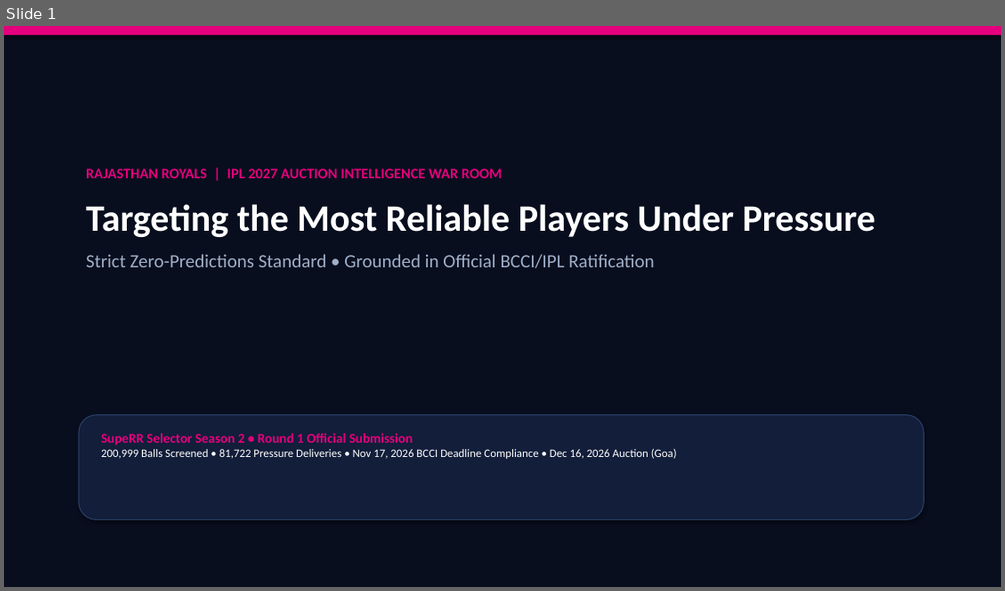
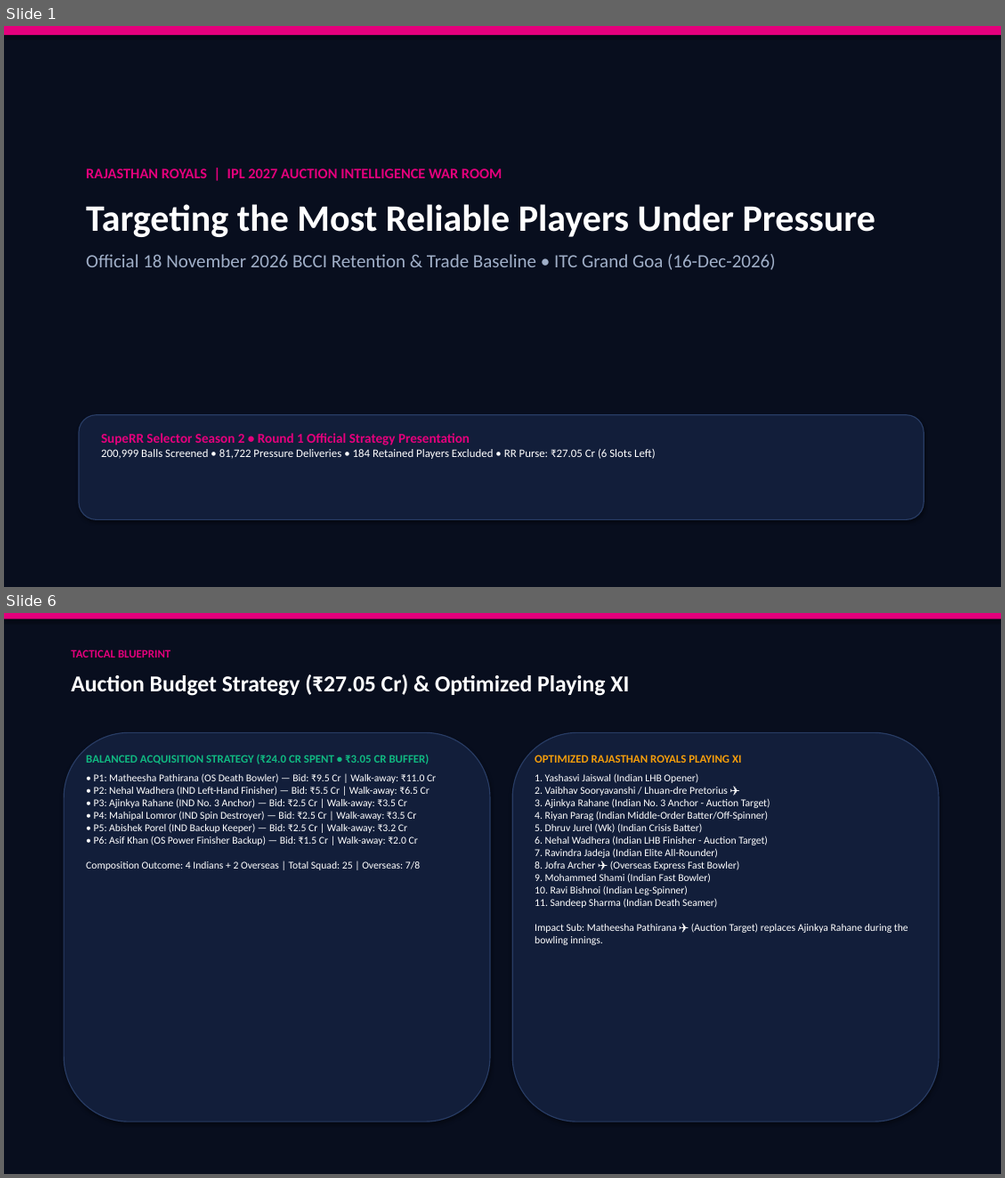
Before and after one commit to Devendra-1112/RR, a slide deck: RR_SupeRR_Selector_Auction_Strategy.pptx. Shown one above the other, each under a label of ours: slide 1 before the commit, slides 1 and 6 after it; the slides between them are not shown. The pictures are 1005x591 and 1005x1178 pixels, drawn with LibreOffice and Linux fonts; fonts in the diff are those of the drawing. Boxes give left, top, right and bottom in pixels: in the first picture for what was removed or moved away, otherwise in the second. Text is boxed around its words. In the diff, an @@ line names an element or a change of style, - is before the commit and + after.

Commit message:
IPL 2027 Auction War Room Official 18-Nov-2026 Baseline: 184 Retentions, 89 Releases, ₹27.05 Cr RR Purse, Top 10 Batters and Bowlers

```diff
--- a/RR_SupeRR_Selector_Auction_Strategy.pptx
+++ b/RR_SupeRR_Selector_Auction_Strategy.pptx
@@ slide 6 added at [4,613,1001,1174], background #FFFFFF @@
@@ rectangle added at [4,613,1001,1174], fill #080E1E @@
@@ rectangle added at [4,613,1001,619], fill #E4007C @@
@@ text added at [71,649,170,657], 11 pt, text #E4007C, bold @@
+TACTICAL BLUEPRINT
@@ text added at [71,674,629,696], 22 pt, text #FFFFFF, bold @@
+Auction Budget Strategy (₹27.05 Cr) & Optimized Playing XI
@@ rounded rectangle added at [64,732,490,1121], fill #121E3A, outline #283C64 1 pt @@
@@ rounded rectangle added at [512,732,938,1121], fill #121E3A, outline #283C64 1 pt @@
@@ text added at [86,754,436,870], 10 pt, text #FFFFFF @@
+BALANCED ACQUISITION STRATEGY (₹24.0 CR SPENT • ₹3.05 CR BUFFER)
+• P1: Matheesha Pathirana (OS Death Bowler) — Bid: ₹9.5 Cr | Walk-away: ₹11.0 Cr
+• P2: Nehal Wadhera (IND Left-Hand Finisher) — Bid: ₹5.5 Cr | Walk-away: ₹6.5 Cr
+• P3: Ajinkya Rahane (IND No. 3 Anchor) — Bid: ₹2.5 Cr | Walk-away: ₹3.5 Cr
+• P4: Mahipal Lomror (IND Spin Destroyer) — Bid: ₹2.5 Cr | Walk-away: ₹3.5 Cr
+• P5: Abishek Porel (IND Backup Keeper) — Bid: ₹2.5 Cr | Walk-away: ₹3.2 Cr
+• P6: Asif Khan (OS Power Finisher Backup) — Bid: ₹1.5 Cr | Walk-away: ₹2.0 Cr
+Composition Outcome: 4 Indians + 2 Overseas | Total Squad: 25 | Overseas: 7/8
@@ text added at [534,755,908,945], 10 pt, text #FFFFFF @@
+OPTIMIZED RAJASTHAN ROYALS PLAYING XI
+1. Yashasvi Jaiswal (Indian LHB Opener)
+2. Vaibhav Sooryavanshi / Lhuan-dre Pretorius ✈️
+3. Ajinkya Rahane (Indian No. 3 Anchor - Auction Target)
+4. Riyan Parag (Indian Middle-Order Batter/Off-Spinner)
+5. Dhruv Jurel (Wk) (Indian Crisis Batter)
+6. Nehal Wadhera (Indian LHB Finisher - Auction Target)
+7. Ravindra Jadeja (Indian Elite All-Rounder)
+8. Jofra Archer ✈️ (Overseas Express Fast Bowler)
+9. Mohammed Shami (Indian Fast Bowler)
+10. Ravi Bishnoi (Indian Leg-Spinner)
+11. Sandeep Sharma (Indian Death Seamer)
+Impact Sub: Matheesha Pathirana ✈️ (Auction Target) replaces Ajinkya Rahane during the bowling innings.
@@ slide 1 changed as well @@
@@ text at [86,254,776,270]: text changed @@
-Strict Zero-Predictions Standard • Grounded in Official BCCI/IPL Ratification
+Official 18 November 2026 BCCI Retention & Trade Baseline • ITC Grand Goa (16-Dec-2026)
@@ text at [101,433,655,459]: text changed @@
-SupeRR Selector Season 2 • Round 1 Official Submission
-200,999 Balls Screened • 81,722 Pressure Deliveries • Nov 17, 2026 BCCI Deadline Compliance • Dec 16, 2026 Auction (Goa)
+SupeRR Selector Season 2 • Round 1 Official Strategy Presentation
+200,999 Balls Screened • 81,722 Pressure Deliveries • 184 Retained Players Excluded • RR Purse: ₹27.05 Cr (6 Slots Left)
```
Also in this commit, not shown: 1 other slide changed, 3 other slides added, 7 slides removed, 20 other files.
